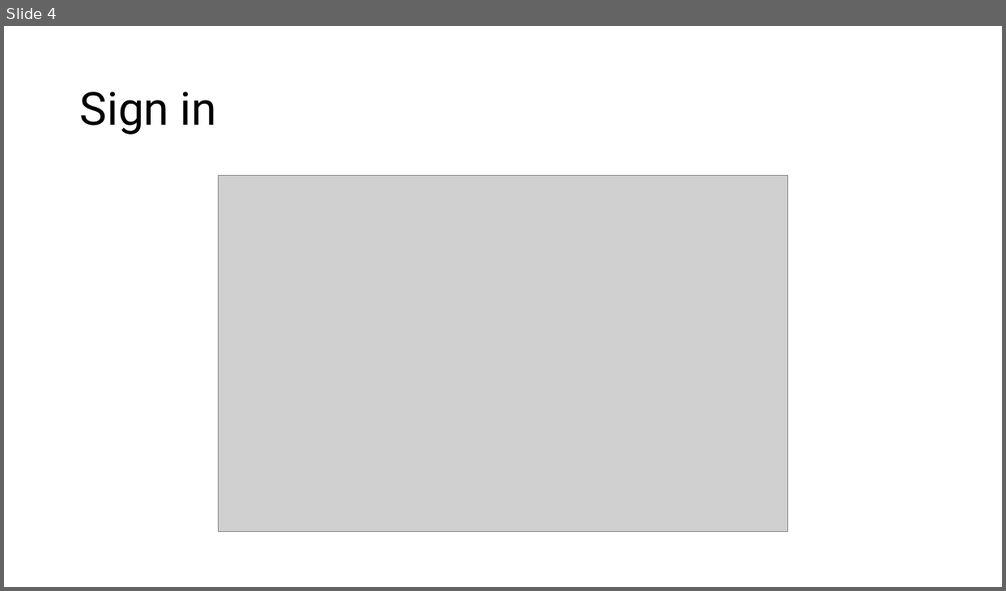
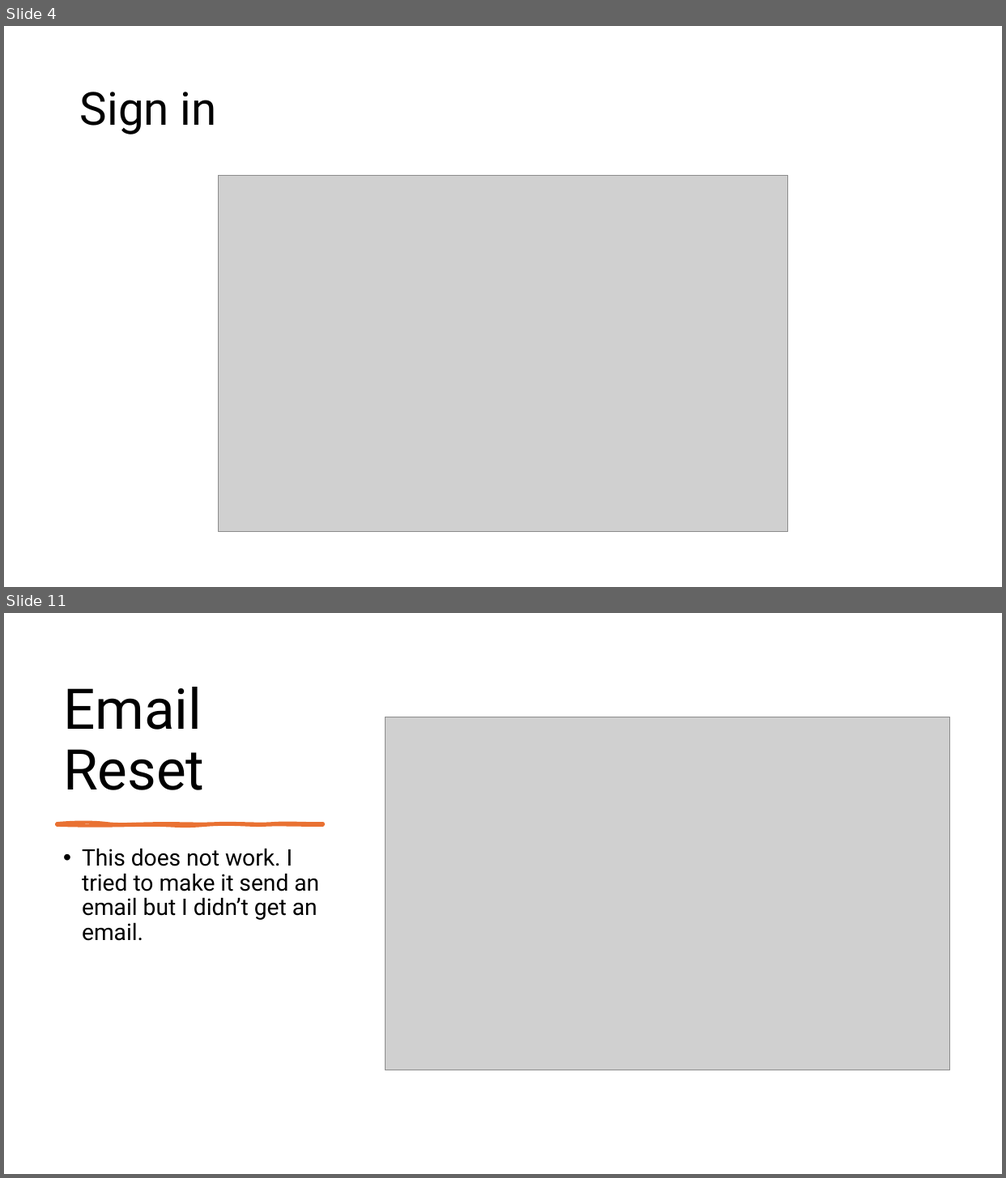
Before and after one commit to PeterCullenBurbery/software-engineering-2, a slide deck: presentation.pptx. Shown one above the other, each under a label of ours: slide 4 before the commit, slides 4 and 11 after it; the slides between them are not shown. The pictures are 1006x591 and 1006x1178 pixels, drawn with LibreOffice and Linux fonts; fonts in the diff are those of the drawing; grey boxes stand for pictures. Boxes give left, top, right and bottom in pixels: in the first picture for what was removed or moved away, otherwise in the second. Text is boxed around its words. In the diff, an @@ line names an element or a change of style, - is before the commit and + after.

```diff
--- a/presentation.pptx
+++ b/presentation.pptx
@@ slide 11 added at bbox=[4, 613, 1002, 1174], background #FFFFFF @@
@@ title added at bbox=[63, 687, 205, 790], 54 pt, text #000000 @@
+Email Reset
@@ picture added at bbox=[385, 717, 950, 1071] @@
@@ freeform shape added at bbox=[57, 824, 323, 825], fill #E97132, outline #E97132 3 pt @@
@@ text added at bbox=[82, 848, 319, 941], 22 pt, text #000000 @@
+• This does not work. I tried to make it send an email but I didn’t get an email.
```
Also in this commit, not shown: 7 other slides added, 1 slide removed.
